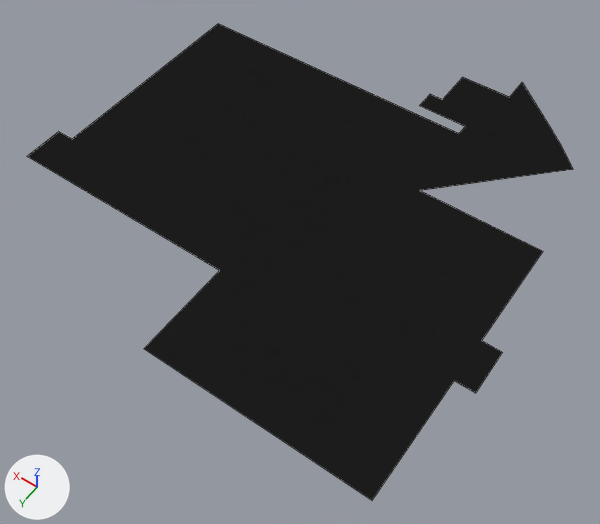
The Blender file 3D Models/CarPark/CarPark.blend: old version first, new version second.
One viewpoint serves both versions: a 50 mm camera at (-66.7, 88.0, 120.4) aimed at (-7.1, 4.6, -10.7). Lighting does not change. The marker at lower left points along +X, +Y and +Z. Mesh edges are drawn as thin lines.
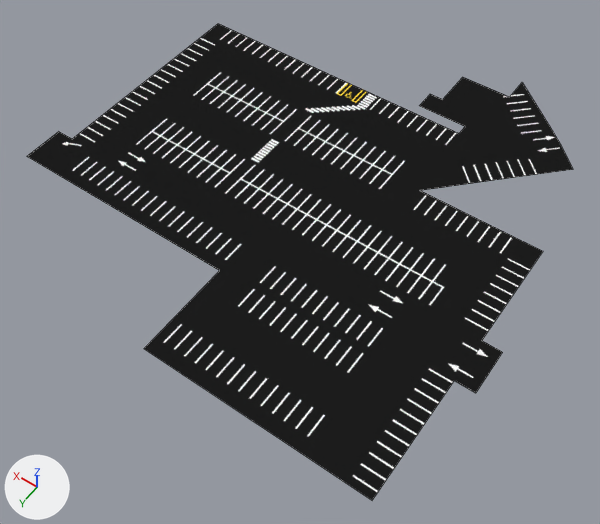
The newer file is also rescaled (x0.951), turned or shifted as a whole; pictures and numbers use the older file's frame.

The change, as a list of edits to the scene's bpy script:
```text
Add img_carparktexture_001:
    img_carparktexture_001 = load_image('CarParkTexture.001', 'CarParkTexture.png', 1024, 1024, 'sRGB')
Change mat_asphalt:
    remove mat_asphalt.base_color = (0.0122, 0.0122, 0.0122)  # black #1d1d1d
    add mat_asphalt.texture = img_carparktexture_001
Change me_plane_003:
    where me_plane_003.from_pydata(...)  # 50 vertices, 27 faces; spans x -51.2..49.0, y 0.0..0.1, z -42.0..58.0
    used by ob_plane; location = (0.0, 0.0, 0.0); rotation_euler = (1.571, 0.0, 0.0), in degrees (90, 0, 0)
    me_plane_003 part 1: texture (UV) coordinates of 27 of 27 faces, centred in x -51.2..49.0, y 0.0..0.1, z -42.0..55.0, changed; they spanned u 0.0..0.0, v 0.0..0.0 and now span u 0.01..0.98, v 0.04..0.99
```

Pixel boxes (x1, y1, x2, y2) of what changed, in the pictures (600 x 524 px):
'Plane', surface changed (black to white)
    both: (59, 28, 563, 495)
part 1 of me_plane_003, surface changed (black to white)
    both: (27, 24, 573, 500)
